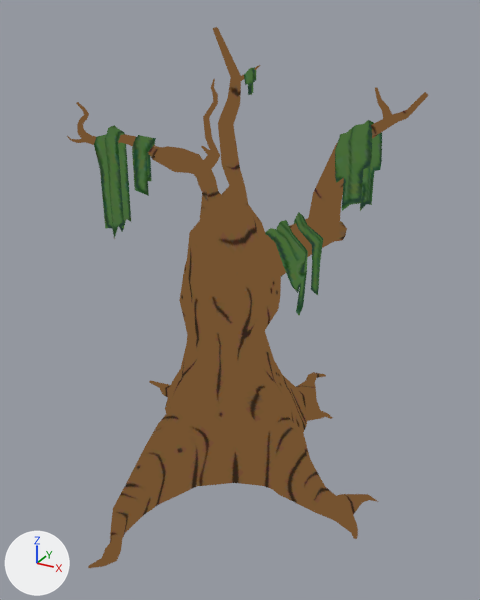
Two versions of the glTF model godot/assets/models/battle/summons/TreeOfUgliness.glb, one commit apart.
Camera for both pictures: a 50 mm lens placed at (0.175, -0.303, 0.255), pointed at (0.01, -0.005, 0.106). The lights are fixed; the arrows at lower left show +X, +Y and +Z. The picture after the commit comes second. Both versions are drawn at frame 64 of the action 'TreeOfUgliness_Idle'; the numbers are the values there. Vertices at exactly the same position are counted once.

The first picture shows 'TreeOfUgliness.001'.
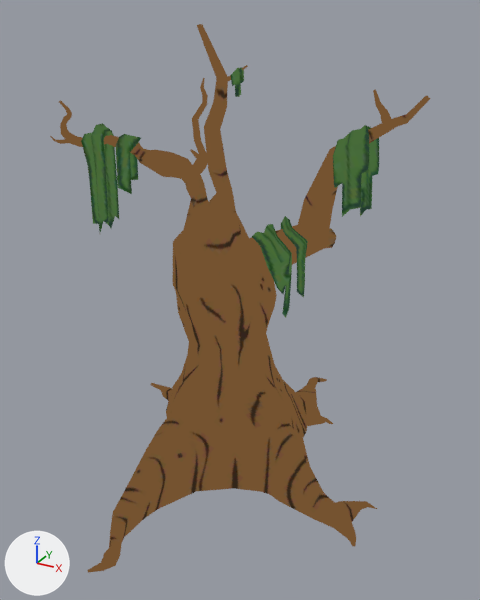
Changed parts and their boxes (x1, y1, x2, y2) in the pictures (480 x 600 px; the box of a moved part takes in the faces that stretch with it):
'TreeOfUgliness.001', reshaped, rescaled, moved, turned: before (67, 27, 429, 568); after (50, 24, 431, 573)
part 1 of me_treeofugliness, moved or reshaped: before (335, 120, 382, 211); after (333, 125, 379, 217)
part 2 of me_treeofugliness, moved or reshaped: before (244, 67, 256, 95); after (231, 67, 244, 97)
part 3 of me_treeofugliness, moved or reshaped: before (132, 135, 156, 196); after (115, 134, 141, 194)
part 4 of me_treeofugliness, moved or reshaped: before (67, 27, 429, 568); after (50, 24, 431, 573)

The change, as a list of edits to the scene's bpy script:
```text
Change me_treeofugliness:
    used by ob_treeofugliness_001; parent = ob_treeofugliness; location = (0.0, 0.0, 0.0); rotation_euler = (1.571, 0.0, 0.0), in degrees (90, 0, 0)
    remove me_treeofugliness.from_pydata(...)  # 942 vertices, 1632 faces; spans x -2.15..1.99, y 0.0..4.95, z -2.11..2.45
    add me_treeofugliness.from_pydata(...)  # 942 vertices, 1632 faces; spans x -2.43..1.99, y -2.45..2.11, z -0.09..4.97
    me_treeofugliness part 1: the loose piece of 48 vertices spanning x 0.98..1.41, y 3.03..4.05, z -0.9..-0.52 is multiplied about its middle by the matrix ((0.999, -0.044, 0.001), (0.002, 0.028, -1.0), (0.044, 0.999, 0.028)), then moved by (-0.02, -2.81, 4.19)
    me_treeofugliness part 2: the loose piece of 28 vertices spanning x 0.57..0.69, y 4.39..4.63, z 0.59..0.7 is turned 90.1 degrees about the x axis through its middle and scaled by 1.07, then moved by (-0.09, -5.23, 3.86)
    me_treeofugliness part 3: the loose piece of 12 vertices spanning x -1.32..-1.02, y 3.1..3.76, z -0.35..0.03 is multiplied about its middle by the matrix ((0.993, 0.011, -0.117), (-0.117, 0.012, -0.993), (-0.009, 1.0, 0.013)), then moved by (-0.22, -3.28, 3.59)
    me_treeofugliness part 4: 854 of 942 vertices moved; they spanned x -2.15..1.99, y 0.0..4.95, z -2.11..2.45 and now span x -2.43..1.99, y -2.45..2.11, z -0.09..4.97; mean shift (-0.11, -2.33, 2.58); largest move (0.36, 4.95, 0.81) -> (0.25, -0.88, 4.97)
Change ob_treeofugliness_001:
    remove ob_treeofugliness_001.parent = ob_treeofugliness
    ob_treeofugliness_001.rotation_euler: (1.571, 0.0, 0.0) -> (0.0, 0.0, 0.0)  # degrees (90, 0, 0) -> degrees (0, 0, 0)
    ob_treeofugliness_001.scale: (1.0, 1.0, 1.0) -> (0.05, 0.05, 0.05)
```
